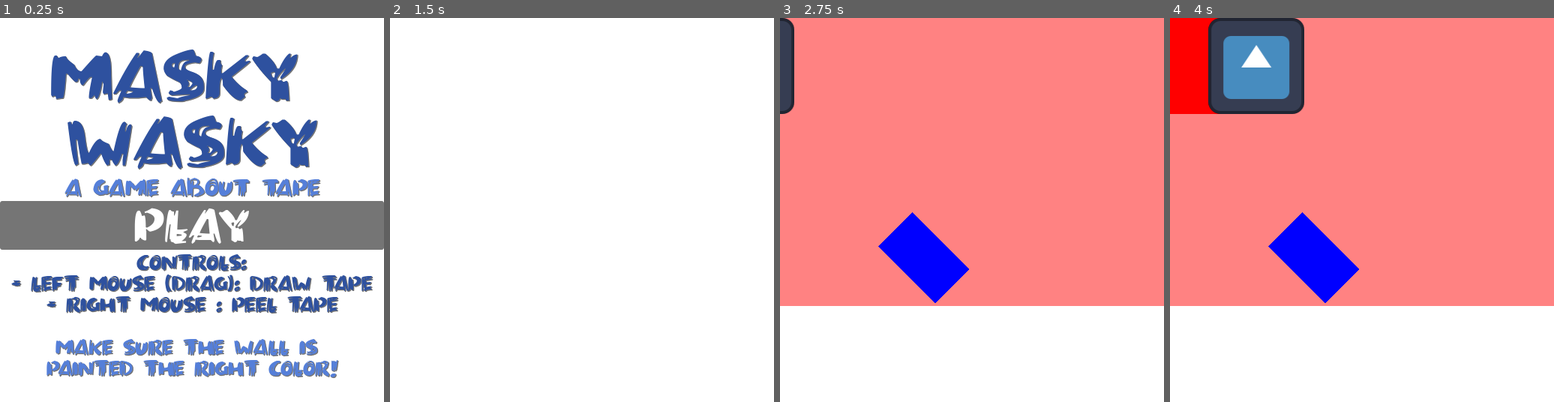
Above: before the commit, frames 1-4 (left to right).
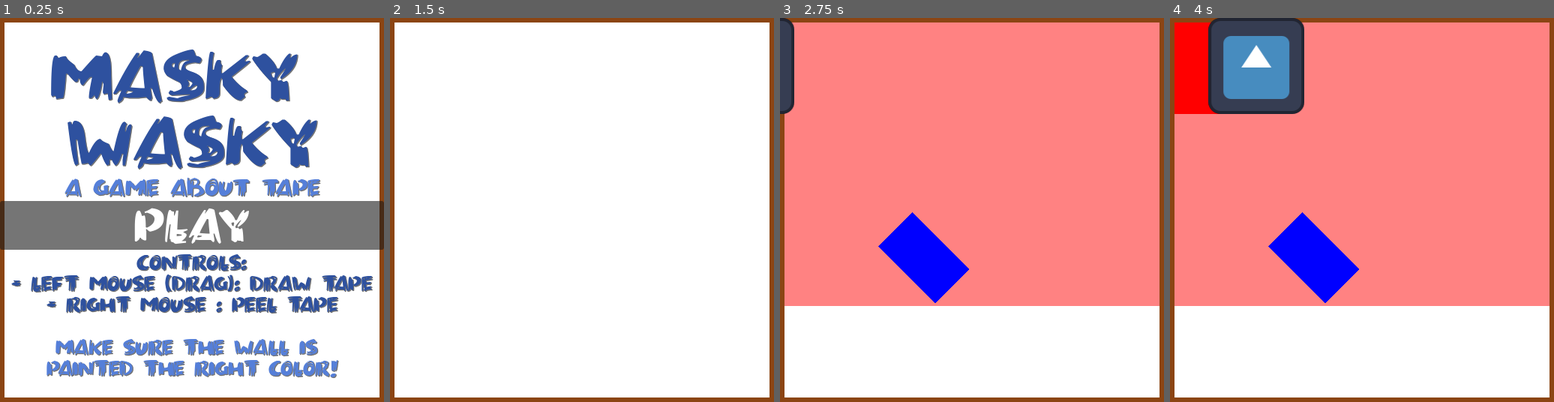
Above: after the commit, the same moments.

Repository: Mpprobst/ggj2026
Game: Godot game, scene res://levels/test.tscn
The game is run twice, just before and just after one commit, with the same random seed, the same clock (stepped at 60 frames per second) and the same inputs. The engine's default icon, where the game draws it, is replaced by a stand-in: a white triangle on a blue panel in a dark square.
Inputs (mouse positions are in pixels of both pictures, inside the frame that each line leads up to):
- Up to frame 1 (0.25 s): no input
- Up to frame 2 (1.5 s): click "play" at 0.5 s; move the mouse to (666, 190) at 1.27 s; click (666, 190) at 1.42 s
- Up to frame 3 (2.75 s): tap Enter at 2 s; drag from (895, 229) to (952, 286) at 2.02 s
- Up to frame 4 (4 s): click (1315, 256) at 2.75 s; click (1315, 256) at 3.52 s

The runs differ from the first frame. In frame 1, 4.6% of the frame differs, in the area x 0-100%, y 0-100%; in frame 2, 4.6%; in frame 3, 4.3%; in frame 4, 4.4%.

Commit message:
Add border

Diff:
--- a/scripts/paint_manager.gd
+++ b/scripts/paint_manager.gd
@@ -96,7 +96,7 @@
 			var diff = c1.r - c2.r + c1.g - c2.g + c1.b - c2.b
 			if abs(diff) < 0.1:
 				ct += 1
-	var goal_ct = raw.get_width() * raw.get_height()
+	var goal_ct = canvas.pixel_count()
 	var percent = float(ct) / float(goal_ct) * 100.0
 	level_complete.emit(percent)
 	tape_reminder.visible = false
--- a/scripts/paintable_surface.gd
+++ b/scripts/paintable_surface.gd
@@ -2,6 +2,7 @@
 class_name PaintableSurface extends Node
 
 const GRID_SIZE = 512
+const BORDER_SIZE = 6
 @export var painted_tex : Sprite2D
 
 var img : Image
@@ -14,10 +15,11 @@
 func clear_canvas():
 	img = Image.create(GRID_SIZE, GRID_SIZE, false, Image.FORMAT_RGBA8)
 	painted_tex.texture = ImageTexture.create_from_image(img)
-	#paint(Rect2(0, 0, 8, 8), Color.RED)
-	#paint(Rect2(GRID_SIZE-8, 0, 8, 8), Color.RED)
-	#paint(Rect2(0, GRID_SIZE-8, 8, 8), Color.RED)
-	#paint(Rect2(GRID_SIZE-8, GRID_SIZE-8, 8, 8), Color.RED)
+	var border_color = Color.SADDLE_BROWN
+	paint(Rect2(0, 0, GRID_SIZE, BORDER_SIZE), border_color, true)
+	paint(Rect2(GRID_SIZE-BORDER_SIZE, 0, BORDER_SIZE, GRID_SIZE), border_color, true)
+	paint(Rect2(0, GRID_SIZE-BORDER_SIZE, GRID_SIZE, BORDER_SIZE), border_color, true)
+	paint(Rect2(0, 0, BORDER_SIZE, GRID_SIZE), border_color, true)
 
 func paint_at_world_pos(world_pos, size, color):
 	var offset = (Vector2.ONE * GRID_SIZE - size) / 2
@@ -26,15 +28,21 @@
 
 # Applies a rect of color to the canvas
 # NOTE: rect and the image are anchored in top left
-func paint(rect : Rect2, color):
+# borer means we are drawing the border
+func paint(rect : Rect2, color, border : bool = false):
 	var x = rect.size.x
 	var y = rect.size.y
+	var border_min = Vector2.ZERO
+	var border_max = Vector2.ONE * GRID_SIZE
+	if not border:
+		border_min = Vector2.ONE * BORDER_SIZE
+		border_max = border_max - border_min
 	#print("paint at: " + str(rect))
 	for i in range(rect.size.x):
 		for j in range(rect.size.y):
 			x = rect.position.x + i
 			y = rect.position.y + j
-			if x >= 0 and x < img.get_width() and y >= 0 and y < img.get_height():
+			if x >= border_min.x and x < border_max.x and y >= border_min.y and y < border_max.y:
 				var tint = Color.WHITE
 				if mask != null:
 					tint = mask.get_pixel(x,y)
@@ -44,3 +52,6 @@
 
 func set_mask(m):
 	mask = m
+
+func pixel_count():
+	return (GRID_SIZE - BORDER_SIZE) ** 2
